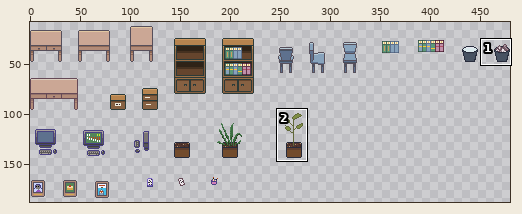
Edited in one commit: sprite sheet (Assets/Resources/Art/Tiles/Office/Decorations/Office Objects.png). Above: a wide view before the commit, with the close-up outlined.
Close-up. Before the edit:
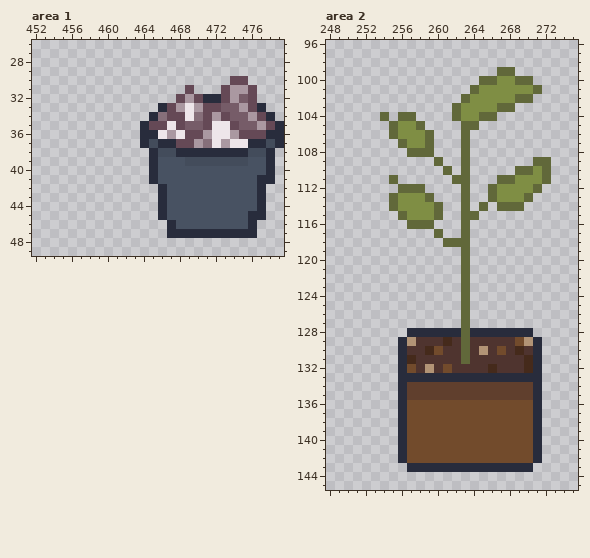
The file is 480x192 pixels. Colours within 5 levels of each other are drawn and written as one. Shown: area 1: x 452..479, y 26..49; area 2: x 248..275, y 96..145. The wide view leaves out empty margins. The commit also changed other parts of the picture, which this record leaves out.
After the commit:
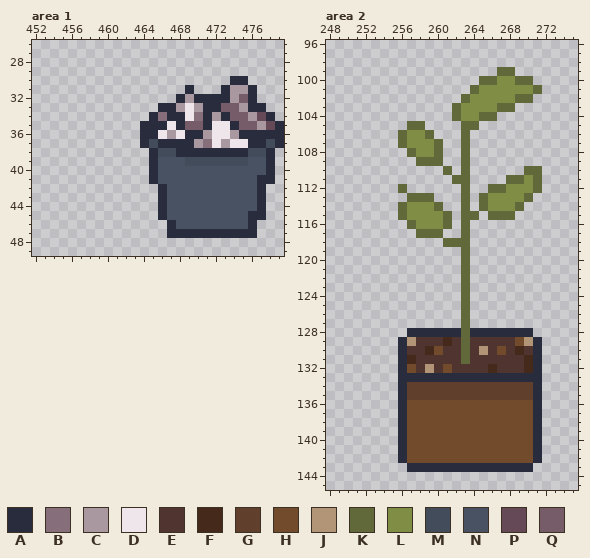
Palette (. is transparent): A #282c3c  B #866f7a  C #aa98a1  D #eee6ea  E #4f342f  F #452a1b  G #603f2d  H #724b2c  J #b29476  K #61683a  L #7f8e44  M #434c5b  N #485262  P #654956  Q #765c68
Diff:
Area 1:
y 30: x 474..475 PP -> AA
y 31: x 469 P -> A; x 473 P -> A; x 476 P -> A
y 32: x 468 P -> A; x 470 P -> A; x 473 P -> A; x 476 P -> A
y 33: x 467 P -> A; x 471..472 PP -> AA; x 476 P -> A
y 34: x 467..468 PP -> AA; x 471 P -> A; x 473 P -> A
y 35: x 465..466 PP -> AA; x 468 P -> A; x 471 P -> A; x 474 P -> A
y 36: x 469..470 PP -> AA; x 475..477 PPP -> AAA
y 37: x 468..469 PP -> AA
Area 2:
y 104: x 254 K -> .; x 256..257 KK -> ..
y 105: x 255..257 KLL -> ..K
y 106: x 255..256 KL -> .K
y 107: x 259..260 K. -> LK
y 108: x 258..260 KK. -> LLK
y 109: x 258..259 .. -> KK; x 271..272 KK -> ..
y 110: x 269 K -> .; x 271..272 LK -> K.
y 111: x 255 K -> .; x 267 K -> .; x 269 L -> K; x 271..272 LK -> K.
y 112: x 257..258 KK -> ..; x 267 L -> K
y 113: x 255..258 KLLL -> ..KK; x 265..266 .K -> KL
y 114: x 255..256 KL -> .K; x 266..268 .KK -> LLL
y 115: x 260..261 K. -> LK; x 266..268 ... -> KKK
y 116: x 258..261 KK.. -> LLLK
y 117: x 258..259 .. -> KK
